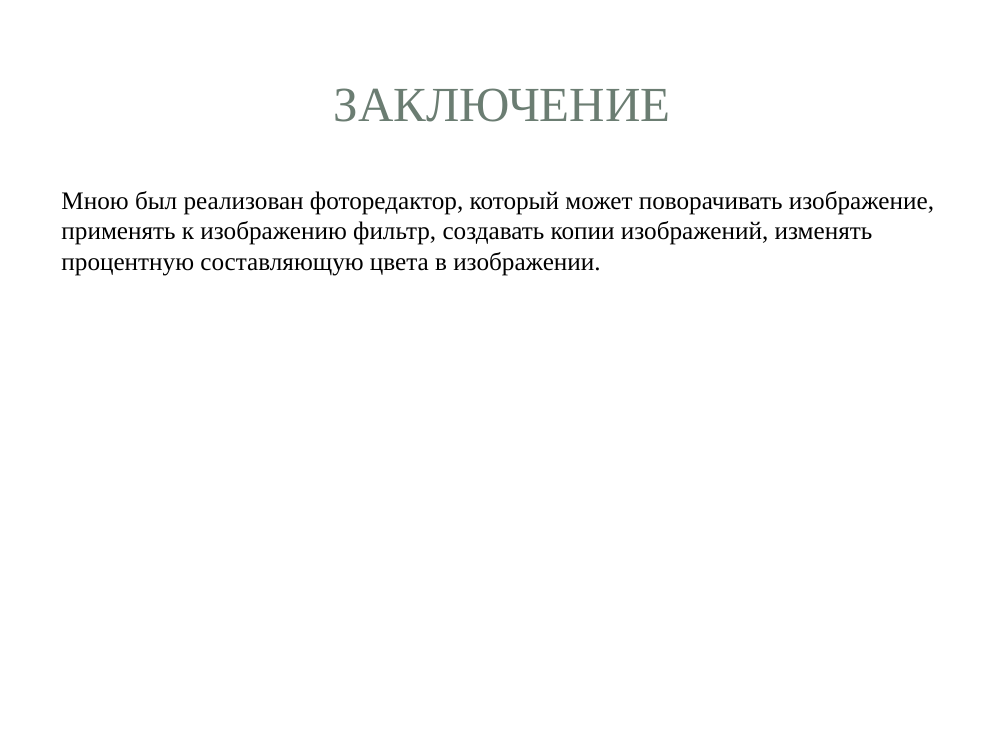
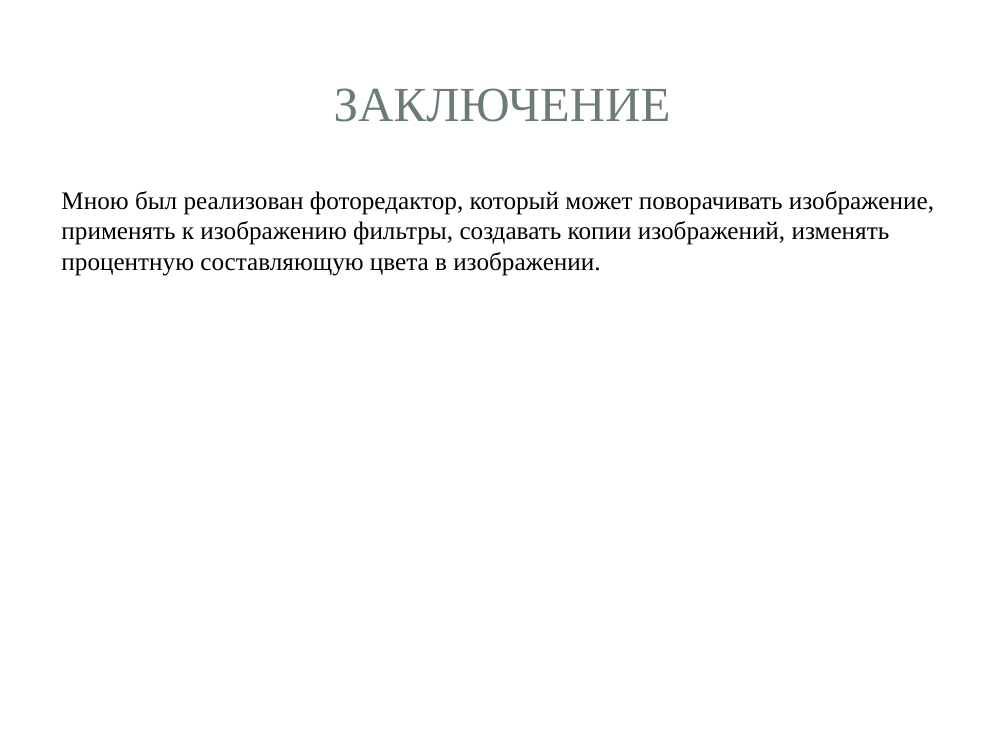
Before and after one commit to feodorrussia/MiniProject, a slide deck: slide 7 of Project/Минипроект Белоуса Фёдора.pptx. Drawn at 1008x756 pixels with LibreOffice and Linux fonts; fonts in the diff are those of the drawing; background and template pictures are left out. Boxes give left, top, right and bottom in pixels: in the first picture for what was removed or moved away, otherwise in the second. Text is boxed around its words. In the diff, an @@ line names an element or a change of style, - is before the commit and + after.

```diff
--- a/Project/Минипроект Белоуса Фёдора.pptx
+++ b/Project/Минипроект Белоуса Фёдора.pptx
@@ text at bbox=[61, 191, 934, 276]: text changed @@
-Мною был реализован фоторедактор, который может поворачивать изображение, применять к изображению фильтр, создавать копии изображений, изменять процентную составляющую цвета в изображении.
+Мною был реализован фоторедактор, который может поворачивать изображение, применять к изображению фильтры, создавать копии изображений, изменять процентную составляющую цвета в изображении.
```
Also in this commit, not shown: 3 other slides changed, 2 other files.
